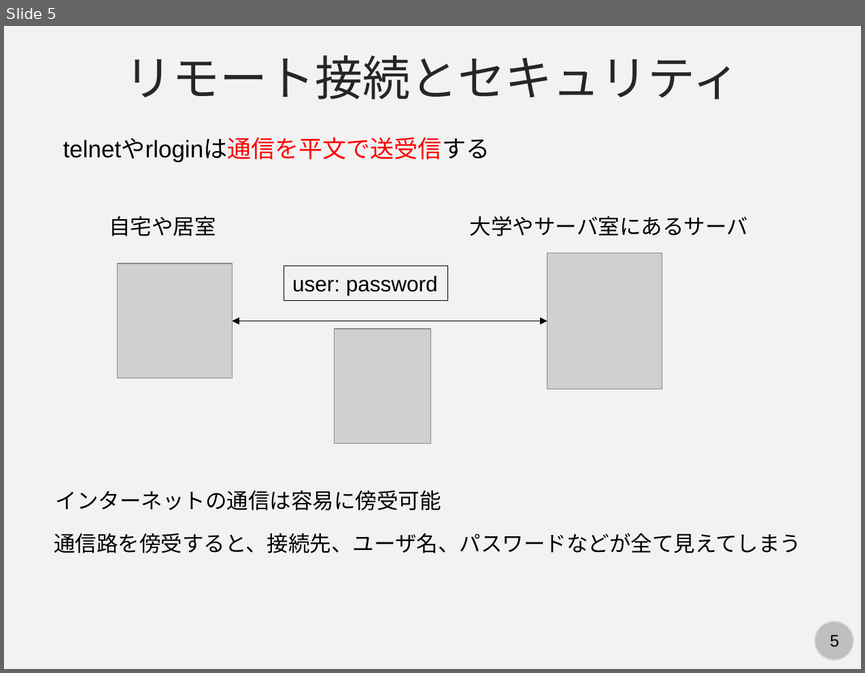
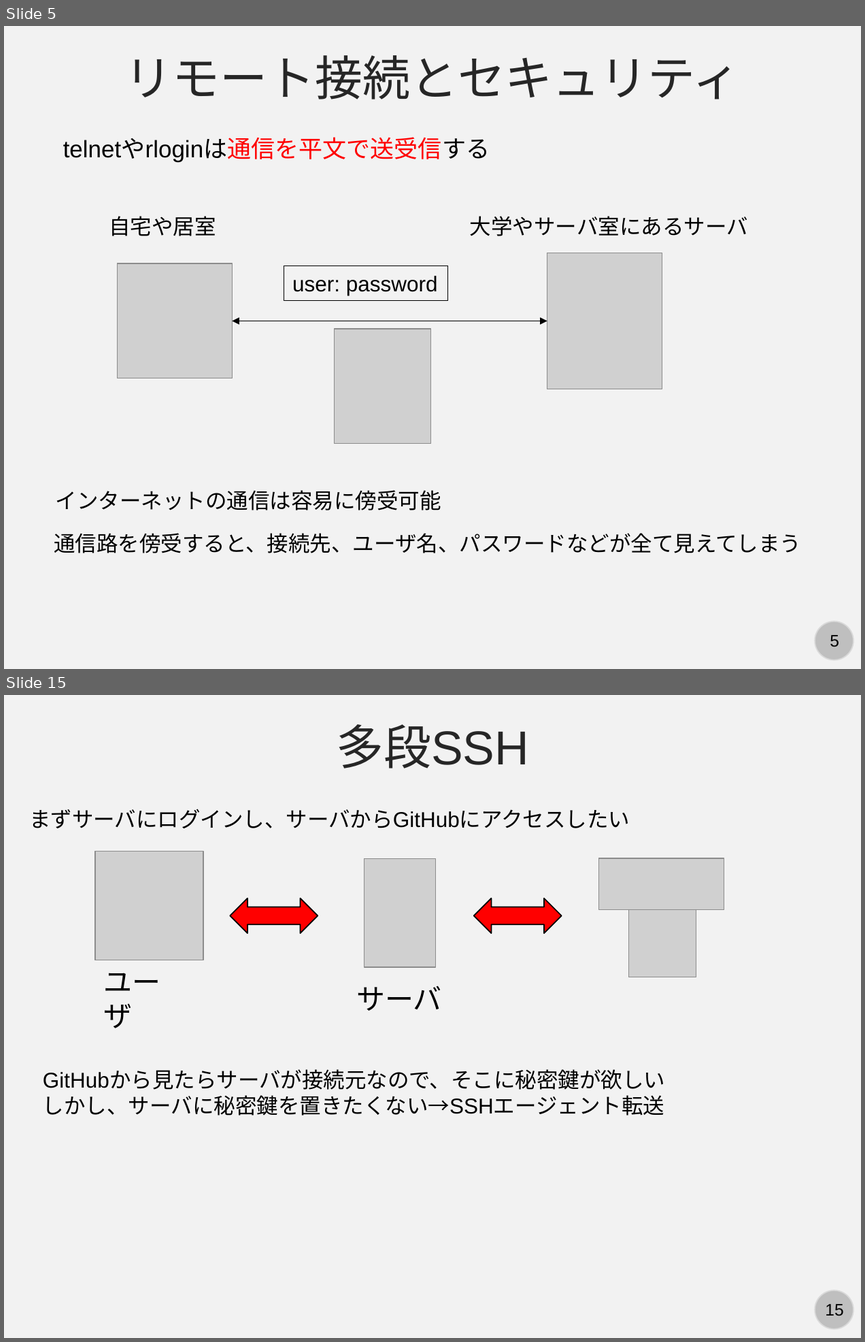
Before and after one commit to kaityo256/lab_startup, a slide deck: ssh/ssh.pptx. Shown one above the other, each under a label of ours: slide 5 before the commit, slides 5 and 15 after it; the slides between them are not shown. The pictures are 865x673 and 865x1342 pixels, drawn with LibreOffice and Linux fonts; fonts in the diff are those of the drawing; grey boxes stand for pictures. Boxes give left, top, right and bottom in pixels: in the first picture for what was removed or moved away, otherwise in the second. Text is boxed around its words. In the diff, an @@ line names an element or a change of style, - is before the commit and + after.

```diff
--- a/ssh/ssh.pptx
+++ b/ssh/ssh.pptx
@@ slide 15 added at <box>4,695,861,1338</box>, background #F2F2F2; not listed: 2 template elements that a slide beside it also shows @@
@@ text added at <box>336,724,529,768</box>, 40 pt, text #262626 @@
+多段SSH
@@ text added at <box>29,809,630,828</box>, 18 pt, text #000000 @@
+まずサーバにログインし、サーバからGitHubにアクセスしたい
@@ picture added at <box>95,851,203,960</box> @@
@@ picture added at <box>364,859,435,968</box> @@
@@ picture added at <box>598,859,723,910</box> @@
@@ left right arrow added at <box>230,898,317,933</box>, fill #FF0000, outline #000000 1 pt @@
@@ left right arrow added at <box>473,898,561,933</box>, fill #FF0000, outline #000000 1 pt @@
@@ picture added at <box>629,909,696,977</box> @@
@@ text added at <box>103,972,160,1028</box>, 24 pt, text #000000 @@
+ユーザ
@@ text added at <box>356,985,442,1011</box>, 24 pt, text #000000 @@
+サーバ
@@ text added at <box>43,1070,665,1115</box>, 18 pt, text #000000 @@
+GitHubから見たらサーバが接続元なので、そこに秘密鍵が欲しい
+しかし、サーバに秘密鍵を置きたくない→SSHエージェント転送
```
Also in this commit, not shown: 1 slide changed, 10 other slides added, 1 slide removed.
